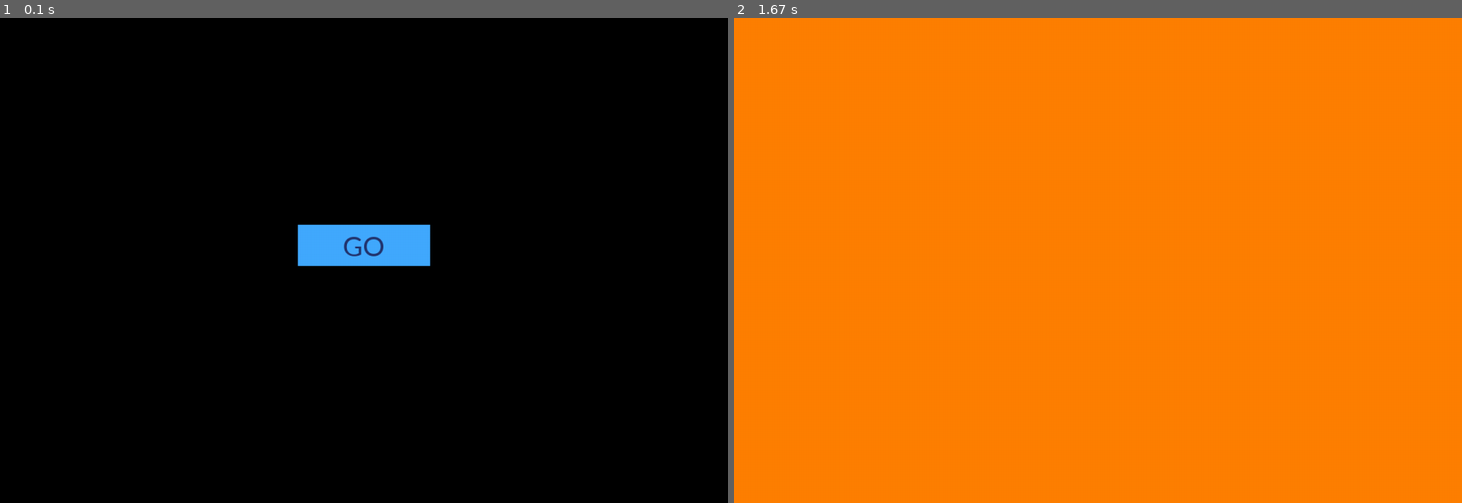
Above: before the commit, frames 1-2 (left to right).
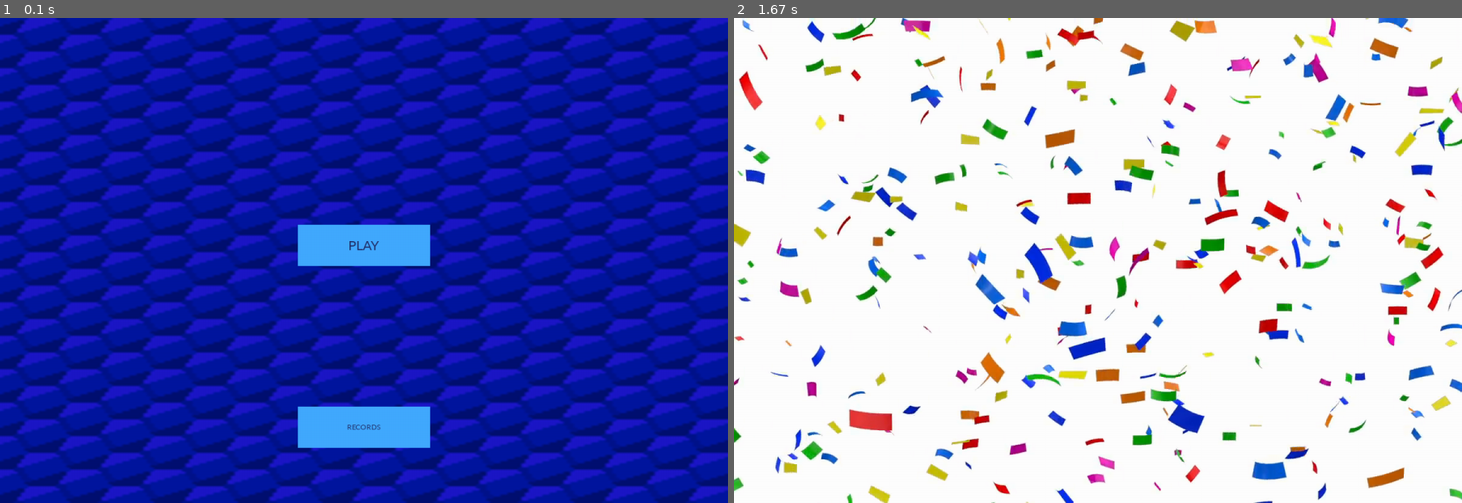
Above: after the commit, the same moments.

Repository: Milu-create/project_pygame
Game: pygame game, started from main.py
The game is run twice, just before and just after one commit, with the same random seed, the same clock (stepped at 60 frames per second) and the same inputs.
Inputs (mouse positions are in pixels of both pictures, inside the frame that each line leads up to):
- Up to frame 1 (0.1 s): no input
- Up to frame 2 (1.67 s): click (1098, 425) at 0.38 s, where only the run after the commit has a clickable "RECORDS"

The runs differ from the first frame. In frame 1, 99% of the frame differs, in the area x 0-100%, y 0-100%; in frame 2, 100%.

Commit message:
Добавлена страница с рекордами

Diff:
--- a/main.py
+++ b/main.py
@@ -30,6 +30,7 @@
 
             dt = self._clock.tick()
             self._state.loop(dt)
+            font = pygame.font.Font(None, 30)
             pygame.display.flip()
         self._state.destroy()
 
@@ -63,9 +64,10 @@
 
 
 class MenuState(AppState):
-
     def __init__(self, background_image):
         super().__init__()
+        self._but_new_game = Button()
+        self._record_but = Button()
         self._bg_img = imgs[background_image]
 
     def setup(self):
@@ -73,41 +75,41 @@
         self._bg_img = pygame.transform.scale(self._bg_img, (WIDTH, HEIGHT))
 
     def process_event(self, event):
-        if event.type in (pygame.KEYDOWN, pygame.MOUSEBUTTONDOWN):
-            self.get_app().set_state(GameState())
+        if event.type == pygame.MOUSEBUTTONDOWN:
+            if self._but_new_game.pressed(pygame.mouse.get_pos()):
+                self.get_app().set_state(GameState())
+            elif self._record_but.pressed(pygame.mouse.get_pos()):
+                self.get_app().set_state(RecState('recbackground'))
 
     def loop(self, dt):
         screen = self.get_app().get_screen()
         screen.fill((0, 0, 0))
         screen.blit(self._bg_img, (0, 0))
-        self._worki = App()
-        self._but_new_game = Button(self._worki.get_screen(), (66, 170, 255), 500, 350, 200, 50, 0, "GO", (35, 52, 110))
+        self._but_new_game.do(screen, (66, 170, 255), 500, 350, 200, 50, 0, "PLAY", (35, 52, 110))
+        self._record_but.do(screen, (66, 170, 255), 500, 650, 200, 50, 0, "RECORDS", (35, 52, 110))
         font = pygame.font.Font(None, 30)
 
     def destroy(self):
         pass
 
 
-class Button:
-    def __init__(self, surface, color, x, y, length, height, width, text, text_color):
-        self.draw_button(surface, color, length, height, x, y, width)
-        self.write_text(surface, text, text_color, length, height, x, y)
-        self._rect = pygame.Rect(x, y, length, height)
+class RecState(AppState):
+    def __init__(self, background_image):
+        super().__init__()
+        self._bg_img = imgs[background_image]
 
-    def write_text(self, surface, text, text_color, length, height, x, y):
-        font_size = int((length - 100) // len(text))
-        myFont = pygame.font.SysFont("Calibri", font_size)
-        myText = myFont.render(text, True, text_color)
-        surface.blit(myText, ((x + length / 2) - myText.get_width() / 2, (y + height / 2) - myText.get_height() / 2))
+    def setup(self):
+        pass
 
-    def draw_button(self, surface, color, length, height, x, y, width):
-        for i in range(1, 10):
-            s = pygame.Surface((length + (i * 2), height + (i * 2)))
-            s.fill(color)
-            surface.blit(s, (x - i, y - i))
-        pygame.draw.rect(surface, color, (x, y, length, height), width)
+    def process_event(self, event):
+        pass
 
-    def pressed(self, mouse):
+    def loop(self, dt):
+        screen = self.get_app().get_screen()
+        screen.fill((0, 0, 0))
+        screen.blit(self._bg_img, (0, 0))
+
+    def destroy(self):
         pass
 
 
@@ -130,6 +132,41 @@
         pass
 
 
+class Button:
+    def do(self, surface, color, x, y, length, height, width, text, text_color):
+        self.draw_button(surface, color, length, height, x, y, width)
+        self.write_text(surface, text, text_color, length, height, x, y)
+        self._rect = pygame.Rect(x, y, length, height)
+
+    def write_text(self, surface, text, text_color, length, height, x, y):
+        font_size = int((length - 100) // len(text))
+        myFont = pygame.font.SysFont("Calibri", font_size)
+        myText = myFont.render(text, True, text_color)
+        surface.blit(myText, ((x + length / 2) - myText.get_width() / 2, (y + height / 2) - myText.get_height() / 2))
+
+    def draw_button(self, surface, color, length, height, x, y, width):
+        for i in range(1, 10):
+            s = pygame.Surface((length + (i * 2), height + (i * 2)))
+            s.fill(color)
+            surface.blit(s, (x - i, y - i))
+        pygame.draw.rect(surface, color, (x, y, length, height), width)
+
+    def pressed(self, mouse):
+        if mouse[0] > self._rect.topleft[0]:
+            if mouse[1] > self._rect.topleft[1]:
+                if mouse[0] < self._rect.bottomright[0]:
+                    if mouse[1] < self._rect.bottomright[1]:
+                        return True
+                    else:
+                        return False
+                else:
+                    return False
+            else:
+                return False
+        else:
+            return False
+
+
 def load_image(image_path, colorkey=None):
     result = pygame.image.load(image_path)
     if colorkey is not None:
@@ -145,7 +182,7 @@
     app = App()
 
     imgs = {'background': load_image('background.png'),
-            }
+            'recbackground': load_image('recback.png')}
 
     menu_state = MenuState('background')
     app.set_state(menu_state)
Binary file added: recback.png
